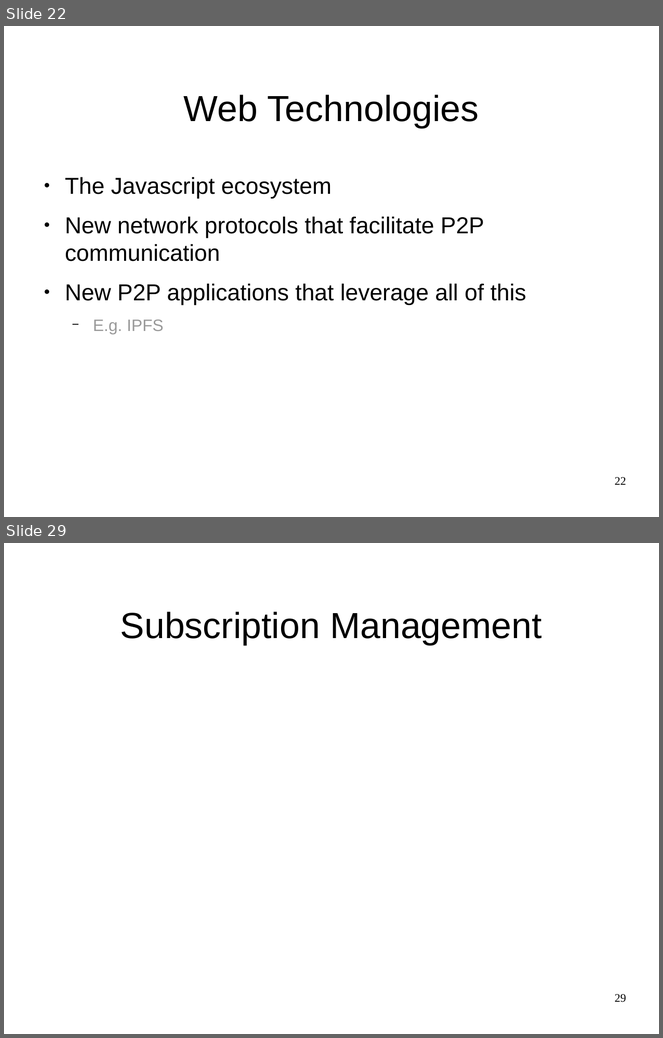
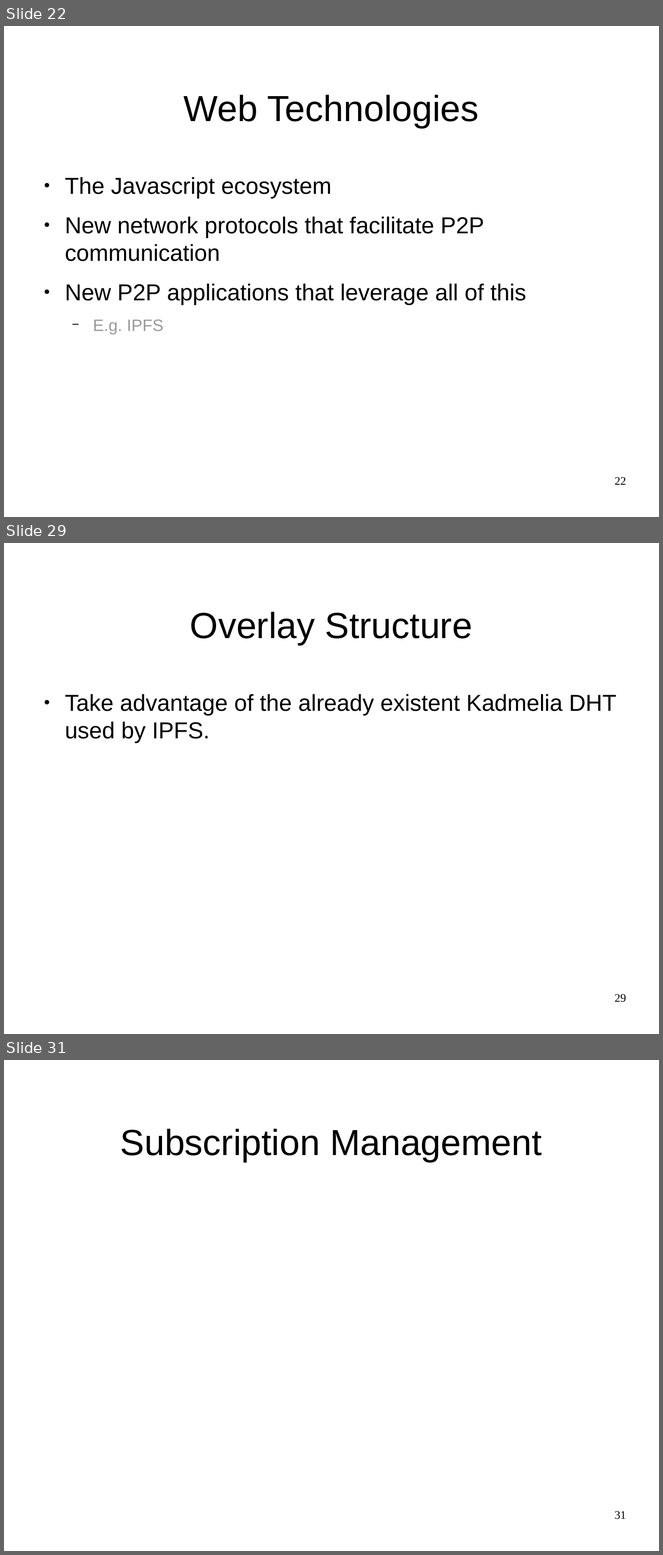
Before and after one commit to JGAntunes/pulsarcast, a slide deck: project-report/presentation.odp. Shown one above the other, each under a label of ours: slides 22 and 29 before the commit, slides 22, 29 and 31 after it; the slides between them are not shown. The pictures are 663x1038 and 663x1555 pixels, drawn with LibreOffice and Linux fonts; fonts in the diff are those of the drawing; background and template pictures are left out. Boxes give left, top, right and bottom in pixels: in the first picture for what was removed or moved away, otherwise in the second. Text is boxed around its words. In the diff, an @@ line names an element or a change of style, - is before the commit and + after.

```diff
--- a/project-report/presentation.odp
+++ b/project-report/presentation.odp
@@ slide 29 added at (4,543,659,1034), background #FFFFFF @@
@@ title added at (190,612,473,645), 44 pt, text #000000 @@
+Overlay Structure
@@ text added at (65,694,617,744), 28 pt, text #000000 @@
+● Take advantage of the already existent Kadmelia DHT used by IPFS.
@@ page number added at (615,994,626,1003), 14 pt, text #000000 @@
+29
@@ what was slide 29 is now slide 31 @@
@@ page number at (615,1511,626,1520): text changed @@
-29
+31
```
Also in this commit, not shown: 6 slides changed, 8 other slides added, 5 slides removed, 1 other file.
